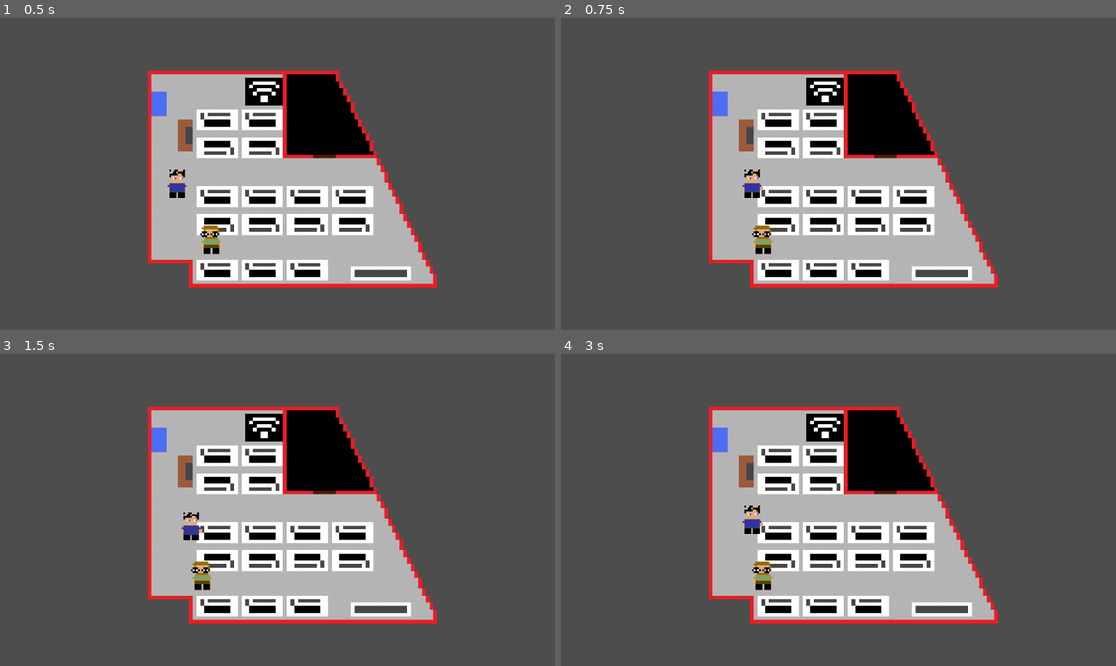
Above: before the commit, frames 1-4 (two rows, left to right).
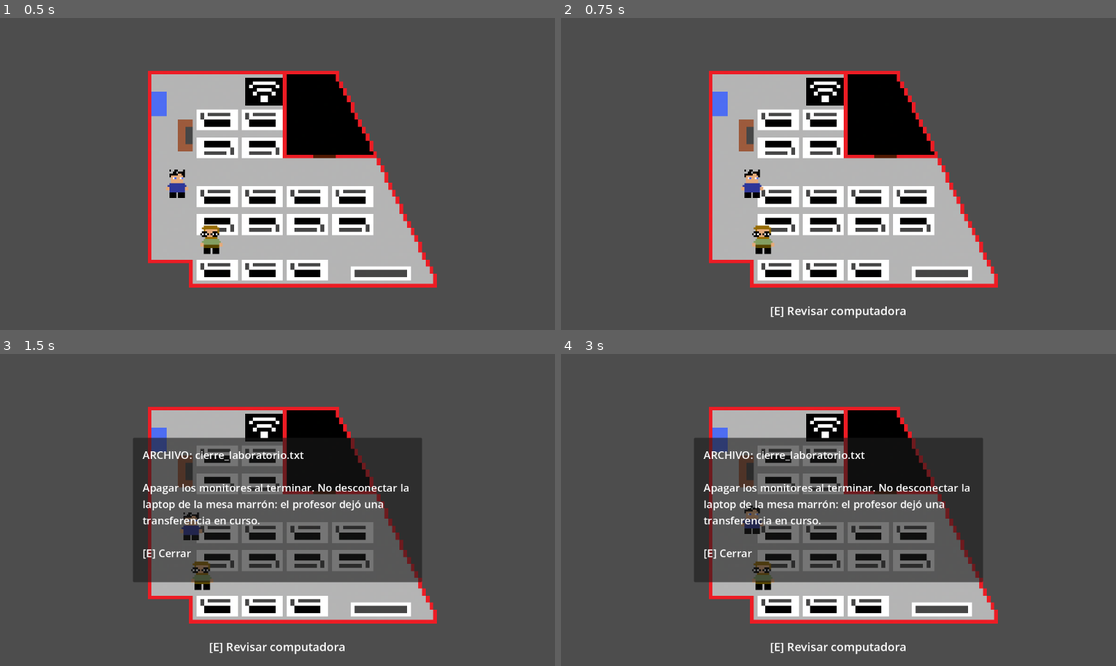
Above: after the commit, the same moments.

Repository: Instituto-Politecnico-Modelo/Four-Nights-At-Marinelli-s
Game: Godot game, scene res://niveles/nivel1.tscn
Same seed, same stepped clock (60 frames per second), same inputs: the game is played once before the commit and once after it.
Inputs:
- Up to frame 1 (0.5 s): no input
- Up to frame 2 (0.75 s): hold D (mover_derecha) from 0.53 s (still down); hold E (interactuar) from 0.53 s (still down)
- Up to frame 3 (1.5 s): tap Enter at 1.25 s; release D (mover_derecha) at 1.28 s; release E (interactuar) at 1.28 s; hold S (mover_abajo) from 1.28 s (still down); tap E (interactuar) at 1.35 s
- Up to frame 4 (3 s): tap Space at 2 s; release S (mover_abajo) at 2.03 s; hold D (mover_derecha) 2.03-2.78 s; hold E (interactuar) 2.03-2.78 s; tap Enter at 2.75 s; hold W (mover_arriba) from 2.78 s (still down); tap E (interactuar) at 2.85 s

Frame 1 is identical in both runs. In frame 2, 0.3% of the frame differs, in the area x 37-63%, y 92-97%; in frame 3, 21%, in the area x 24-77%, y 26-97%; in frame 4, 21%.

Commit message:
feat: computadoras con archivos utiles e inutiles, constraseña deducible y computadora desbloqueable

Diff:
--- a/new-game-project/autoloads/game_manager.gd
+++ b/new-game-project/autoloads/game_manager.gd
@@ -9,18 +9,66 @@
 var estado_actual: LevelState = LevelState.INVESTIGANDO
 var ui_modal_abierta: bool = false
 var charlie_escondido: bool = false
+var _reiniciando: bool = false
 
 func _ready() -> void:
+	process_mode = Node.PROCESS_MODE_ALWAYS
 	SignalBus.laptop_desbloqueada.connect(_on_laptop_unlocked)
 	SignalBus.charlie_atrapado.connect(_on_charlie_caught)
 	SignalBus.charlie_escondido.connect(_on_charlie_escondido)
 
 
 func _on_laptop_unlocked() -> void:
+	if _reiniciando or estado_actual == LevelState.ATRAPADO:
+		return
 	estado_actual = LevelState.LAPTOP_DESBLOQUEADA
 
 func _on_charlie_caught() -> void:
+	if _reiniciando or estado_actual == LevelState.ATRAPADO:
+		return
 	estado_actual = LevelState.ATRAPADO
+	ui_modal_abierta = true
+	get_tree().paused = true
 
 func _on_charlie_escondido(esta_escondido: bool) -> void:
+	if _reiniciando:
+		return
 	charlie_escondido = esta_escondido
+
+
+func _input(event: InputEvent) -> void:
+	# Se procesa antes de los controles de texto, incluso durante la pausa.
+	if event.is_action_pressed("reiniciar_nivel"):
+		get_viewport().set_input_as_handled()
+		reiniciar()
+
+
+func reiniciar() -> void:
+	if _reiniciando or get_tree().current_scene == null:
+		return
+	_reiniciando = true
+	# La captura puede originarse en fisica; recargar fuera de ese callback.
+	_recargar_nivel.call_deferred()
+
+
+func _recargar_nivel() -> void:
+	var estado_anterior := estado_actual
+	var modal_anterior := ui_modal_abierta
+	var escondido_anterior := charlie_escondido
+	var pausa_anterior := get_tree().paused
+	get_tree().paused = true
+	estado_actual = LevelState.INVESTIGANDO
+	ui_modal_abierta = false
+	charlie_escondido = false
+	var error := get_tree().reload_current_scene()
+	if error != OK:
+		estado_actual = estado_anterior
+		ui_modal_abierta = modal_anterior
+		charlie_escondido = escondido_anterior
+		get_tree().paused = pausa_anterior
+		_reiniciando = false
+		push_error("No se pudo reiniciar el nivel: %s" % error_string(error))
+		return
+	await get_tree().scene_changed
+	get_tree().paused = false
+	_reiniciando = false
--- a/new-game-project/interactuables/laptop/laptop.gd
+++ b/new-game-project/interactuables/laptop/laptop.gd
@@ -1,11 +1,12 @@
 extends Node2D
 class_name Laptop
 ## Laptop
-## La laptop de Pruscino. Al interactuar, no valida la contrasenia ella misma:
-## le avisa a la UI (PasswordInput) que se abra, pasandose a si misma para
-## que esta pueda comparar contra su propia contrasenia_correcta.
+## Guarda el desbloqueo del intento actual y permite releer el archivo.
 
-@export var contrasenia_correcta: String = "1984"
+@export var contrasenia_correcta: String = "1409"
+@export var archivo_secreto: PistaResource = preload("res://resources/pistas/archivo_secreto.tres")
+
+var desbloqueada: bool = false
 
 @onready var interactuable: InteractableComponent = $InteractableComponent
 
@@ -15,4 +16,23 @@
 
 
 func _on_interactuado() -> void:
-	SignalBus.laptop_abierta.emit(self)
+	if desbloqueada:
+		mostrar_archivo()
+	else:
+		SignalBus.laptop_abierta.emit(self)
+
+
+func intentar_desbloquear(texto: String) -> bool:
+	if desbloqueada:
+		return true
+	if texto.strip_edges() != contrasenia_correcta.strip_edges():
+		SignalBus.intento_contrasenia_fallido.emit()
+		return false
+	desbloqueada = true
+	SignalBus.laptop_desbloqueada.emit()
+	return true
+
+
+func mostrar_archivo() -> void:
+	if desbloqueada and archivo_secreto != null:
+		SignalBus.pista_descubierta.emit(archivo_secreto)
--- a/new-game-project/niveles/nivel1.tscn
+++ b/new-game-project/niveles/nivel1.tscn
@@ -8,6 +8,22 @@
 [ext_resource type="PackedScene" uid="uid://b8m3x7q2n5w1c" path="res://interactuables/laptop/laptop.tscn" id="7_laptop"]
 [ext_resource type="PackedScene" uid="uid://w2l04duejio6" path="res://ui/password_input/password_input.tscn" id="8_password_input"]
 [ext_resource type="PackedScene" uid="uid://tj3qrivxfcle" path="res://personajes/pruscino/pruscino.tscn" id="9_pruscino"]
+[ext_resource type="PackedScene" path="res://ui/pantalla_atrapado/pantalla_atrapado.tscn" id="10_atrapado"]
+[ext_resource type="Resource" path="res://resources/pistas/nota_clave.tres" id="p1"]
+[ext_resource type="Resource" path="res://resources/pistas/inventario.tres" id="p2"]
+[ext_resource type="Resource" path="res://resources/pistas/acta_umbral.tres" id="p3"]
+[ext_resource type="Resource" path="res://resources/pistas/limpieza.tres" id="p4"]
+[ext_resource type="Resource" path="res://resources/pistas/red.tres" id="p5"]
+[ext_resource type="Resource" path="res://resources/pistas/ruidos.tres" id="p6"]
+[ext_resource type="Resource" path="res://resources/pistas/respaldo.tres" id="p7"]
+[ext_resource type="Resource" path="res://resources/pistas/impresora.tres" id="p8"]
+[ext_resource type="Resource" path="res://resources/pistas/turnos.tres" id="p9"]
+[ext_resource type="Resource" path="res://resources/pistas/revision.tres" id="p10"]
+[ext_resource type="Resource" path="res://resources/pistas/ventilacion.tres" id="p11"]
+[ext_resource type="Resource" path="res://resources/pistas/prestamos.tres" id="p12"]
+[ext_resource type="Resource" path="res://resources/pistas/formato_clave.tres" id="p13"]
+[ext_resource type="Resource" path="res://resources/pistas/borrador.tres" id="p14"]
+[ext_resource type="Resource" path="res://resources/pistas/apagado.tres" id="p15"]
 
 [sub_resource type="RectangleShape2D" id="RectangleShape2D_h7kka"]
 size = Vector2(9, 399)
@@ -48,21 +64,19 @@
 position = Vector2(385, 244)
 
 [node name="InteractionPrompt" parent="." unique_id=1269442710 instance=ExtResource("4_prompt")]
-visible = false
 
 [node name="PistaPopup" parent="." unique_id=1091795083 instance=ExtResource("6_pista_popup")]
-visible = false
 
 [node name="PasswordInput" parent="." unique_id=1145428047 instance=ExtResource("8_password_input")]
+
+[node name="PantallaAtrapado" parent="." unique_id=1445394076 instance=ExtResource("10_atrapado")]
 visible = false
 
 [node name="Paredes" type="Node2D" parent="." unique_id=849180586]
 
-[node name="ZonaNegra" type="StaticBody2D" parent="Paredes"]
-collision_layer = 1
-collision_mask = 1
+[node name="ZonaNegra" type="StaticBody2D" parent="Paredes" unique_id=646933372]
 
-[node name="Colision" type="CollisionPolygon2D" parent="Paredes/ZonaNegra"]
+[node name="Colision" type="CollisionPolygon2D" parent="Paredes/ZonaNegra" unique_id=57298908]
 polygon = PackedVector2Array(585, 112, 699, 112, 785, 291, 585, 291)
 
 [node name="Izquierda" type="StaticBody2D" parent="Paredes" unique_id=2146413881]
@@ -107,48 +121,63 @@
 
 [node name="Computadora" parent="Escritorios" unique_id=353010397 instance=ExtResource("5_computadora")]
 position = Vector2(544, 370)
+pista = ExtResource("p1")
 
 [node name="Computadora2" parent="Escritorios" unique_id=1590920936 instance=ExtResource("5_computadora")]
-position = Vector2(447, 208)
+position = Vector2(442, 211)
+pista = ExtResource("p2")
 
 [node name="Computadora3" parent="Escritorios" unique_id=1863675365 instance=ExtResource("5_computadora")]
-position = Vector2(541, 208)
+position = Vector2(538, 210)
+pista = ExtResource("p3")
 
 [node name="Computadora4" parent="Escritorios" unique_id=783282025 instance=ExtResource("5_computadora")]
 position = Vector2(447, 266)
+pista = ExtResource("p4")
 
 [node name="Computadora5" parent="Escritorios" unique_id=802866413 instance=ExtResource("5_computadora")]
 position = Vector2(541, 266)
+pista = ExtResource("p5")
 
 [node name="Computadora6" parent="Escritorios" unique_id=421202749 instance=ExtResource("5_computadora")]
 position = Vector2(634, 367)
+pista = ExtResource("p6")
 
 [node name="Computadora7" parent="Escritorios" unique_id=1013055463 instance=ExtResource("5_computadora")]
 position = Vector2(728, 367)
+pista = ExtResource("p7")
 
 [node name="Computadora8" parent="Escritorios" unique_id=1671437439 instance=ExtResource("5_computadora")]
 position = Vector2(447, 426)
+pista = ExtResource("p8")
 
 [node name="Computadora9" parent="Escritorios" unique_id=816737981 instance=ExtResource("5_computadora")]
 position = Vector2(541, 426)
+pista = ExtResource("p9")
 
 [node name="Computadora10" parent="Escritorios" unique_id=138034368 instance=ExtResource("5_computadora")]
 position = Vector2(634, 426)
+pista = ExtResource("p10")
 
 [node name="Computadora11" parent="Escritorios" unique_id=319652484 instance=ExtResource("5_computadora")]
 position = Vector2(728, 426)
+pista = ExtResource("p11")
 
 [node name="Computadora12" parent="Escritorios" unique_id=1592957528 instance=ExtResource("5_computadora")]
 position = Vector2(447, 520)
+pista = ExtResource("p12")
 
 [node name="Computadora13" parent="Escritorios" unique_id=718920657 instance=ExtResource("5_computadora")]
 position = Vector2(541, 520)
+pista = ExtResource("p13")
 
 [node name="Computadora14" parent="Escritorios" unique_id=479395679 instance=ExtResource("5_computadora")]
 position = Vector2(634, 520)
+pista = ExtResource("p14")
 
 [node name="Computadora15" parent="Escritorios" unique_id=1722861847 instance=ExtResource("5_computadora")]
 position = Vector2(450, 372)
+pista = ExtResource("p15")
 
 [node name="Pruscino" parent="." unique_id=1332478165 instance=ExtResource("9_pruscino")]
 position = Vector2(499, 479)
@@ -162,7 +191,7 @@
 shape = SubResource("RectangleShape2D_wg7mc")
 
 [node name="Rack" type="StaticBody2D" parent="Muebleria" unique_id=1483084386]
-position = Vector2(549, 154)
+position = Vector2(546, 148)
 
 [node name="CollisionShape2D2" type="CollisionShape2D" parent="Muebleria/Rack" unique_id=920132051]
 shape = SubResource("RectangleShape2D_25vn2")
--- a/new-game-project/personajes/pruscino/componentes/detection_component.gd
+++ b/new-game-project/personajes/pruscino/componentes/detection_component.gd
@@ -1,12 +1,12 @@
 extends Node
 class_name DetectionComponent
 ## DetectionComponent
-## Detecta a Charlie por cono de vision (rango + angulo respecto a la
+## Detecta por proximidad con AreaCaptura o por cono de vision (rango + angulo respecto a la
 ## direccion en la que Pruscino esta mirando, segun PatrolComponent) y
 ## confirma con un raycast que no haya nada en el medio (linea de vision
 ## libre). Si Charlie esta escondido (GameManager.charlie_escondido), nunca
 ## lo detecta. Al detectarlo, emite charlie_descubierto_por y charlie_atrapado
-## una unica vez (sin consecuencia visible todavia - eso es un commit aparte).
+## una unica vez; GameManager y la UI gestionan la captura.
 
 @export var cuerpo: CharacterBody2D
 @export var patrulla: PatrolComponent
@@ -14,6 +14,7 @@
 @export var angulo_vision_grados: float = 100.0
 
 var _ya_detecto: bool = false
+var _area_captura: Area2D
 
 
 func _ready() -> void:
@@ -21,6 +22,8 @@
 		cuerpo = get_parent() as CharacterBody2D
 	if patrulla == null and cuerpo != null:
 		patrulla = cuerpo.get_node_or_null("PatrolComponent") as PatrolComponent
+	if cuerpo != null:
+		_area_captura = cuerpo.get_node_or_null("AreaCaptura") as Area2D
 
 
 func _physics_process(_delta: float) -> void:
@@ -32,6 +35,12 @@
 
 	var charlie: Node2D = get_tree().get_first_node_in_group("charlie") as Node2D
 	if charlie == null:
+		return
+
+	# Reevaluar mientras permanece dentro: salir del escondite tambien captura.
+	if _area_captura != null and _area_captura.overlaps_body(charlie):
+		if _hay_linea_de_vision(charlie):
+			_capturar()
 		return
 
 	var hacia_charlie: Vector2 = charlie.global_position - cuerpo.global_position
@@ -49,6 +58,10 @@
 	if not _hay_linea_de_vision(charlie):
 		return
 
+	_capturar()
+
+
+func _capturar() -> void:
 	_ya_detecto = true
 	SignalBus.charlie_descubierto_por.emit(cuerpo)
 	SignalBus.charlie_atrapado.emit()
@@ -56,8 +69,10 @@
 
 func _hay_linea_de_vision(charlie: Node2D) -> bool:
 	var espacio: PhysicsDirectSpaceState2D = cuerpo.get_world_2d().direct_space_state
+	var colision := charlie.get_node_or_null("CollisionShape2D") as CollisionShape2D
+	var destino := colision.global_position if colision != null else charlie.global_position
 	var parametros: PhysicsRayQueryParameters2D = PhysicsRayQueryParameters2D.create(
-		cuerpo.global_position, charlie.global_position
+		cuerpo.global_position, destino
 	)
 	parametros.exclude = [cuerpo.get_rid()]
 
--- a/new-game-project/personajes/pruscino/pruscino.tscn
+++ b/new-game-project/personajes/pruscino/pruscino.tscn
@@ -7,6 +7,9 @@
 
 [sub_resource type="CapsuleShape2D" id="CapsuleShape2D_1"]
 height = 64.0
+
+[sub_resource type="CircleShape2D" id="CircleShape2D_captura"]
+radius = 150.0
 
 [node name="Pruscino" type="CharacterBody2D" unique_id=350537431]
 scale = Vector2(0.5, 0.5)
@@ -32,6 +35,14 @@
 
 [node name="DetectionComponent" type="Node" parent="." unique_id=1531801082]
 script = ExtResource("3_detection")
+
+[node name="AreaCaptura" type="Area2D" parent="."]
+collision_layer = 0
+collision_mask = 1
+monitorable = false
+
+[node name="Colision" type="CollisionShape2D" parent="AreaCaptura"]
+shape = SubResource("CircleShape2D_captura")
 
 [node name="Puntos" type="Node2D" parent="."]
 scale = Vector2(2, 2)
--- a/new-game-project/project.godot
+++ b/new-game-project/project.godot
@@ -22,6 +22,11 @@
 
 [input]
 
+reiniciar_nivel={
+"deadzone": 0.5,
+"events": [Object(InputEventKey,"resource_local_to_scene":false,"resource_name":"","device":0,"window_id":0,"alt_pressed":false,"shift_pressed":false,"ctrl_pressed":false,"meta_pressed":false,"pressed":false,"keycode":0,"physical_keycode":4194333,"key_label":0,"unicode":0,"location":0,"echo":false,"script":null)
+]
+}
 mover_arriba={
 "deadzone": 0.5,
 "events": [Object(InputEventKey,"resource_local_to_scene":false,"resource_name":"","device":-1,"window_id":0,"alt_press …(190 unchanged characters)…
--- /dev/null
+++ b/new-game-project/resources/pistas/acta_umbral.tres
@@ -0,0 +1,6 @@
+[gd_resource type="Resource" script_class="PistaResource" load_steps=2 format=3]
+[ext_resource type="Script" path="res://resources/pista_resource.gd" id="1"]
+[resource]
+script = ExtResource("1")
+id = &"acta_umbral"
+texto = "ARCHIVO: acta_umbral.txt\n\nProyecto UMBRAL. Primera apertura registrada: 14 de septiembre de 1984.\n\nPruscino subrayó la fecha y escribió al margen: «El comienzo es la clave»."
--- /dev/null
+++ b/new-game-project/resources/pistas/apagado.tres
@@ -0,0 +1,6 @@
+[gd_resource type="Resource" script_class="PistaResource" load_steps=2 format=3]
+[ext_resource type="Script" path="res://resources/pista_resource.gd" id="1"]
+[resource]
+script = ExtResource("1")
+id = &"apagado"
+texto = "ARCHIVO: cierre_laboratorio.txt\n\nApagar los monitores al terminar. No desconectar la laptop de la mesa marrón: el profesor dejó una transferencia en curso."
--- /dev/null
+++ b/new-game-project/resources/pistas/archivo_secreto.tres
@@ -0,0 +1,11 @@
+[gd_resource type="Resource" script_class="PistaResource" format=3 uid="uid://3d8q62bh1w5f"]
+
+[ext_resource type="Script" uid="uid://bdtlbjull66ig" path="res://resources/pista_resource.gd" id="1"]
+
+[resource]
+script = ExtResource("1")
+id = &"archivo_secreto"
+texto = "ACCESO CONCEDIDO — Puzle resuelto
+
+UMBRAL / INFORME RESERVADO
+Hay un acceso sellado bajo el laboratorio. Los planos originales fueron retirados del archivo público y quedaron bajo custodia de Pruscino."
--- /dev/null
+++ b/new-game-project/resources/pistas/borrador.tres
@@ -0,0 +1,6 @@
+[gd_resource type="Resource" script_class="PistaResource" load_steps=2 format=3]
+[ext_resource type="Script" path="res://resources/pista_resource.gd" id="1"]
+[resource]
+script = ExtResource("1")
+id = &"borrador"
+texto = "ARCHIVO: mensaje_sin_enviar.txt\n\n«Barbieri, dejé mis recordatorios repartidos entre las máquinas. Nadie va a entenderlos leyendo uno solo».\n\nEl mensaje termina ahí."
--- /dev/null
+++ b/new-game-project/resources/pistas/formato_clave.tres
@@ -0,0 +1,6 @@
+[gd_resource type="Resource" script_class="PistaResource" load_steps=2 format=3]
+[ext_resource type="Script" path="res://resources/pista_resource.gd" id="1"]
+[resource]
+script = ExtResource("1")
+id = &"formato_clave"
+texto = "ARCHIVO: formato_umbral.txt\n\nLas claves UMBRAL se escriben con CUATRO cifras: primero el día, después el mes.\n\nDos cifras para cada parte, con cero delante si hace falta. Sin barras, espacios ni letras."
--- /dev/null
+++ b/new-game-project/resources/pistas/impresora.tres
@@ -0,0 +1,6 @@
+[gd_resource type="Resource" script_class="PistaResource" load_steps=2 format=3]
+[ext_resource type="Script" path="res://resources/pista_resource.gd" id="1"]
+[resource]
+script = ExtResource("1")
+id = &"impresora"
+texto = "ARCHIVO: cola_impresion.txt\n\nTrabajo cancelado: plano_subsuelo.\n\nLa impresora no llegó a sacar ninguna hoja. El documento original ya no está en esta computadora."
--- /dev/null
+++ b/new-game-project/resources/pistas/inventario.tres
@@ -0,0 +1,6 @@
+[gd_resource type="Resource" script_class="PistaResource" load_steps=2 format=3]
+[ext_resource type="Script" path="res://resources/pista_resource.gd" id="1"]
+[resource]
+script = ExtResource("1")
+id = &"inventario"
+texto = "ARCHIVO: inventario.txt\n\nFalta una llave del armario del fondo. Pruscino dice que la tiene él, pero el armario sigue abierto. Nadie quiere revisar qué hay adentro."
--- /dev/null
+++ b/new-game-project/resources/pistas/limpieza.tres
@@ -0,0 +1,6 @@
+[gd_resource type="Resource" script_class="PistaResource" load_steps=2 format=3]
+[ext_resource type="Script" path="res://resources/pista_resource.gd" id="1"]
+[resource]
+script = ExtResource("1")
+id = &"limpieza"
+texto = "ARCHIVO: limpieza.txt\n\nCharlie: limpiar debajo de los escritorios antes de irte. Si escuchás pasos cuando el laboratorio ya está vacío, quedate quieto y esperá."
--- /dev/null
+++ b/new-game-project/resources/pistas/nota_clave.tres
@@ -0,0 +1,6 @@
+[gd_resource type="Resource" script_class="PistaResource" load_steps=2 format=3]
+[ext_resource type="Script" path="res://resources/pista_resource.gd" id="1"]
+[resource]
+script = ExtResource("1")
+id = &"nota_clave"
+texto = "ARCHIVO: recordatorio_personal.txt\n\nClave de mi laptop: usar la fecha de la PRIMERA APERTURA de UMBRAL, no la de revisión.\n\nEl año sobra. Conservar solamente el día y el mes.\n— Pruscino"
--- /dev/null
+++ b/new-game-project/resources/pistas/prestamos.tres
@@ -0,0 +1,6 @@
+[gd_resource type="Resource" script_class="PistaResource" load_steps=2 format=3]
+[ext_resource type="Script" path="res://resources/pista_resource.gd" id="1"]
+[resource]
+script = ExtResource("1")
+id = &"prestamos"
+texto = "ARCHIVO: prestamos.txt\n\nLinterna prestada a Pruscino. Devolución pendiente.\n\nObservación: volvió cubierta de tierra, pero el profesor se la llevó otra vez."
--- /dev/null
+++ b/new-game-project/resources/pistas/red.tres
@@ -0,0 +1,6 @@
+[gd_resource type="Resource" script_class="PistaResource" load_steps=2 format=3]
+[ext_resource type="Script" path="res://resources/pista_resource.gd" id="1"]
+[resource]
+script = ExtResource("1")
+id = &"red"
+texto = "ARCHIVO: red_local.txt\n\nInternet está desconectado. Los archivos del laboratorio siguen disponibles localmente. No confundir una falla de conexión con un archivo borrado."
--- /dev/null
+++ b/new-game-project/resources/pistas/respaldo.tres
@@ -0,0 +1,6 @@
+[gd_resource type="Resource" script_class="PistaResource" load_steps=2 format=3]
+[ext_resource type="Script" path="res://resources/pista_resource.gd" id="1"]
+[resource]
+script = ExtResource("1")
+id = &"respaldo"
+texto = "ARCHIVO: respaldo.txt\n\nLos documentos personales del profesor se trasladaron a su laptop, sobre la mesa marrón. Acá solo quedaron notas y copias de trabajo."
--- /dev/null
+++ b/new-game-project/resources/pistas/revision.tres
@@ -0,0 +1,6 @@
+[gd_resource type="Resource" script_class="PistaResource" load_steps=2 format=3]
+[ext_resource type="Script" path="res://resources/pista_resource.gd" id="1"]
+[resource]
+script = ExtResource("1")
+id = &"revision"
+texto = "ARCHIVO: revision_umbral.txt\n\nUMBRAL: revisión del 3 de mayo de 2001.\n\nEsto es una inspección posterior. La fecha de la primera apertura figura únicamente en el acta original."
--- /dev/null
+++ b/new-game-project/resources/pistas/ruidos.tres
@@ -0,0 +1,6 @@
+[gd_resource type="Resource" script_class="PistaResource" load_steps=2 format=3]
+[ext_resource type="Script" path="res://resources/pista_resource.gd" id="1"]
+[resource]
+script = ExtResource("1")
+id = &"ruidos"
+texto = "ARCHIVO: reclamo.txt\n\nOtra vez golpes debajo del piso durante la clase. Mantenimiento revisó los caños y no encontró nada. El ruido siguió después de cerrar el agua."
--- /dev/null
+++ b/new-game-project/resources/pistas/turnos.tres
@@ -0,0 +1,6 @@
+[gd_resource type="Resource" script_class="PistaResource" load_steps=2 format=3]
+[ext_resource type="Script" path="res://resources/pista_resource.gd" id="1"]
+[resource]
+script = ExtResource("1")
+id = &"turnos"
+texto = "ARCHIVO: turnos.txt\n\nÚltimo turno del laboratorio: limpieza.\n\nEl profesor pidió quedarse después del cierre. No dejó anotado el motivo."
--- /dev/null
+++ b/new-game-project/resources/pistas/ventilacion.tres
@@ -0,0 +1,6 @@
+[gd_resource type="Resource" script_class="PistaResource" load_steps=2 format=3]
+[ext_resource type="Script" path="res://resources/pista_resource.gd" id="1"]
+[resource]
+script = ExtResource("1")
+id = &"ventilacion"
+texto = "ARCHIVO: ventilacion.txt\n\nLa rejilla del fondo expulsa aire frío incluso con los equipos apagados. No retirarla sin autorización del profesor."
--- /dev/null
+++ b/new-game-project/ui/pantalla_atrapado/pantalla_atrapado.gd
@@ -0,0 +1,25 @@
+extends CanvasLayer
+class_name PantallaAtrapado
+## Presentacion de la captura; GameManager coordina la pausa y el reinicio.
+
+@onready var reintentar: Button = $Fondo/Centro/Contenido/Reintentar
+
+
+func _ready() -> void:
+	process_mode = Node.PROCESS_MODE_ALWAYS
+	hide()
+	reintentar.pressed.connect(GameManager.reiniciar)
+	SignalBus.charlie_atrapado.connect(_on_charlie_atrapado)
+
+
+func _on_charlie_atrapado() -> void:
+	if visible:
+		return
+	show()
+	reintentar.grab_focus()
+
+
+func _input(event: InputEvent) -> void:
+	# Evita que E o C lleguen a popups anteriores durante la captura.
+	if visible and (event.is_action("interactuar") or event.is_action("esconderse")):
+		get_viewport().set_input_as_handled()
--- /dev/null
+++ b/new-game-project/ui/pantalla_atrapado/pantalla_atrapado.tscn
@@ -0,0 +1,44 @@
+[gd_scene load_steps=2 format=3]
+
+[ext_resource type="Script" path="res://ui/pantalla_atrapado/pantalla_atrapado.gd" id="1_script"]
+
+[node name="PantallaAtrapado" type="CanvasLayer"]
+process_mode = 3
+layer = 100
+script = ExtResource("1_script")
+
+[node name="Fondo" type="ColorRect" parent="."]
+anchors_preset = 15
+anchor_right = 1.0
+anchor_bottom = 1.0
+grow_horizontal = 2
+grow_vertical = 2
+color = Color(0.035, 0.035, 0.045, 1)
+
+[node name="Centro" type="CenterContainer" parent="Fondo"]
+layout_mode = 1
+anchors_preset = 15
+anchor_right = 1.0
+anchor_bottom = 1.0
+grow_horizontal = 2
+grow_vertical = 2
+
+[node name="Contenido" type="VBoxContainer" parent="Fondo/Centro"]
+layout_mode = 2
+theme_override_constants/separation = 24
+
+[node name="Titulo" type="Label" parent="Fondo/Centro/Contenido"]
+layout_mode = 2
+theme_override_font_sizes/font_size = 40
+text = "Te atraparon"
+horizontal_alignment = 1
+
+[node name="Reintentar" type="Button" parent="Fondo/Centro/Contenido"]
+custom_minimum_size = Vector2(280, 56)
+layout_mode = 2
+text = "Reintentar"
+
+[node name="Ayuda" type="Label" parent="Fondo/Centro/Contenido"]
+layout_mode = 2
+text = "F2 — Reiniciar nivel en cualquier momento"
+horizontal_alignment = 1
--- a/new-game-project/ui/password_input/password_input.gd
+++ b/new-game-project/ui/password_input/password_input.gd
@@ -20,7 +20,7 @@
 	SignalBus.laptop_abierta.connect(_on_laptop_abierta)
 
 
-func _unhandled_input(event: InputEvent) -> void:
+func _input(event: InputEvent) -> void:
 	if panel.visible and event.is_action_pressed("interactuar"):
 		_cerrar()
 		get_viewport().set_input_as_handled()
@@ -40,20 +40,18 @@
 	if _laptop_actual == null:
 		return
 
-	var intento: String = texto.strip_edges()
-	var esperado: String = _laptop_actual.contrasenia_correcta.strip_edges()
-
-	if intento == esperado:
-		SignalBus.laptop_desbloqueada.emit()
+	if _laptop_actual.intentar_desbloquear(texto):
+		var laptop := _laptop_actual
 		_cerrar()
+		laptop.mostrar_archivo()
 	else:
-		SignalBus.intento_contrasenia_fallido.emit()
 		etiqueta_error.visible = true
 		campo.text = ""
 		campo.grab_focus()
 
 
 func _cerrar() -> void:
+	campo.release_focus()
 	panel.visible = false
 	GameManager.ui_modal_abierta = false
 	get_tree().paused = false
--- a/new-game-project/ui/pista_popup/pista_popup.gd
+++ b/new-game-project/ui/pista_popup/pista_popup.gd
@@ -16,14 +16,15 @@
 	SignalBus.pista_descubierta.connect(_on_pista_descubierta)
 
 
-func _unhandled_input(event: InputEvent) -> void:
+func _input(event: InputEvent) -> void:
 	if panel.visible and event.is_action_pressed("interactuar"):
 		_cerrar()
 		get_viewport().set_input_as_handled()
 
 
 func _on_pista_descubierta(pista: PistaResource) -> void:
-	etiqueta.text = pista.texto
+	show()
+	etiqueta.text = pista.texto + "\n\n[E] Cerrar"
 	panel.visible = true
 	GameManager.ui_modal_abierta = true
 	get_tree().paused = true
Not shown, added: new-game-project/ui/pantalla_atrapado/pantalla_atrapado.gd.uid
